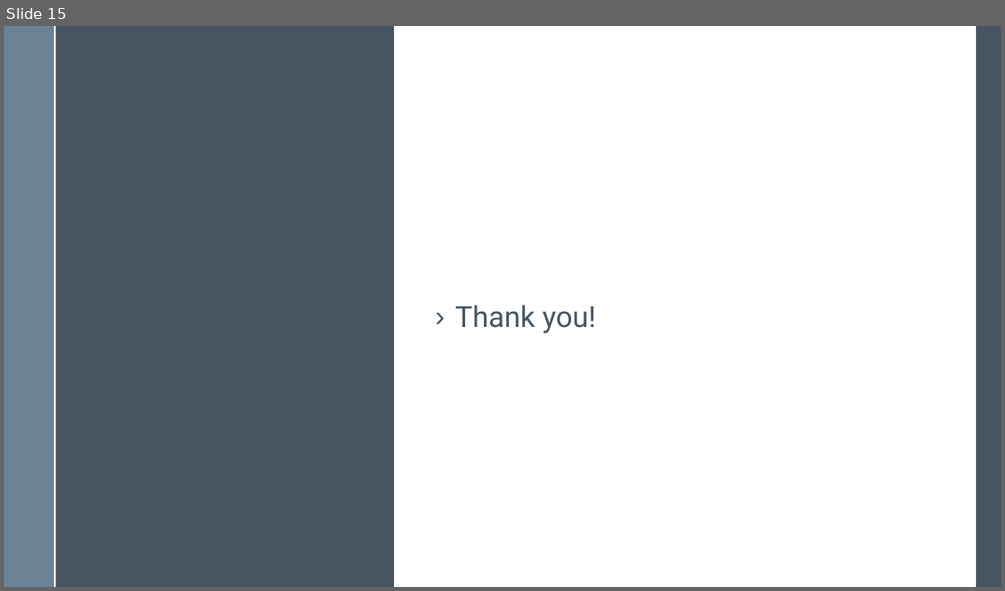
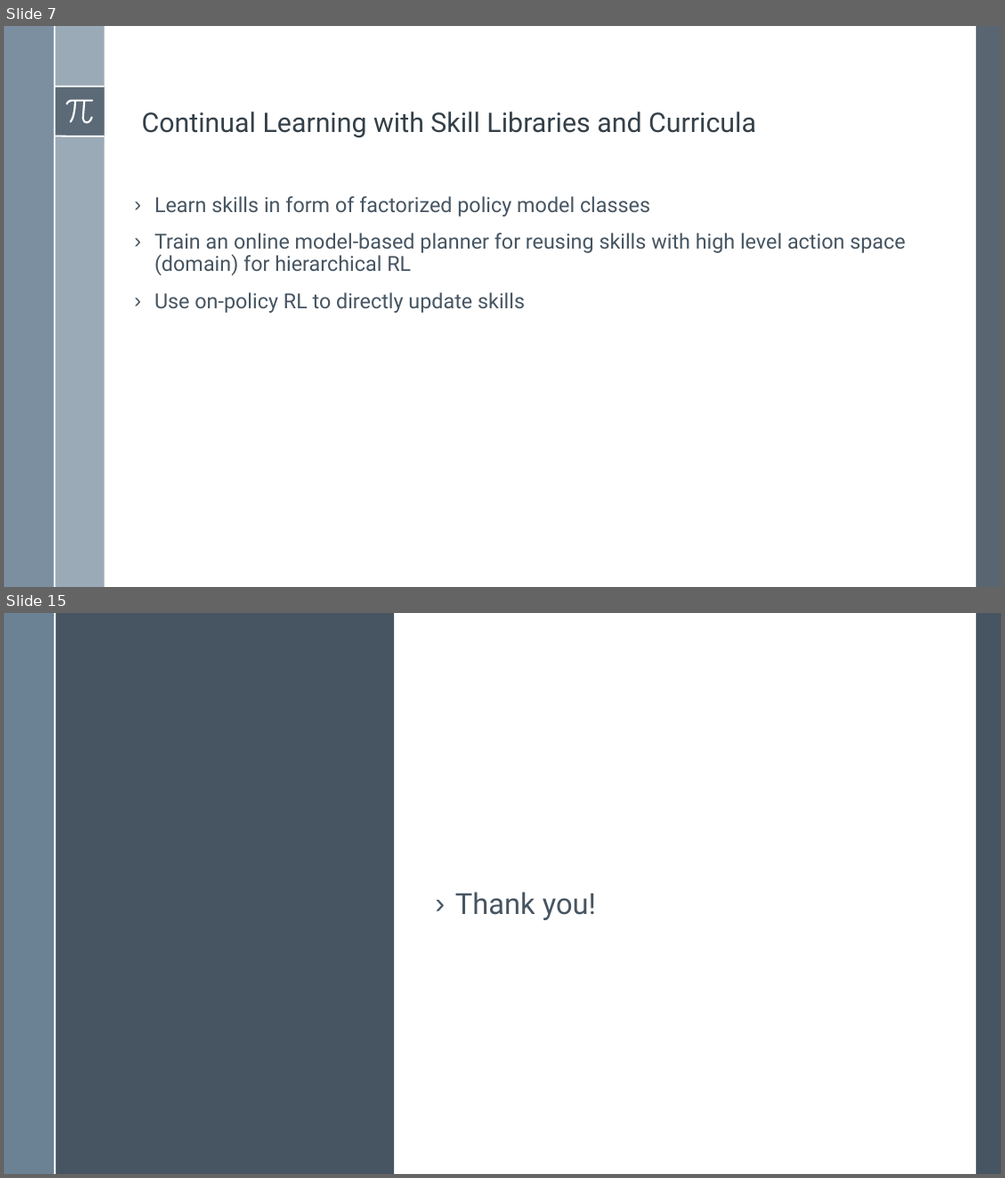
Before and after one commit to BardiaMojra/presentations, a slide deck: a_simple_approach_to_continual_learning_by_transferring_skill_parameters/presentation.odp. Shown one above the other, each under a label of ours: slide 15 before the commit, slides 7 and 15 after it; the slides between them are not shown. The pictures are 1005x591 and 1005x1178 pixels, drawn with LibreOffice and Linux fonts; fonts in the diff are those of the drawing. Boxes give left, top, right and bottom in pixels: in the first picture for what was removed or moved away, otherwise in the second. Text is boxed around its words. In the diff, an @@ line names an element or a change of style, - is before the commit and + after.

```diff
--- a/a_simple_approach_to_continual_learning_by_transferring_skill_parameters/presentation.odp
+++ b/a_simple_approach_to_continual_learning_by_transferring_skill_parameters/presentation.odp
@@ slide 7 added at [4, 26, 1001, 587], background #FFFFFF; not listed: 6 template elements that a slide beside it also shows @@
@@ rectangle added at [976, 26, 1001, 587], fill #475562 at 90% opacity @@
@@ freeform shape added at [66, 99, 94, 123], fill #FFFFFF @@
@@ text added at [142, 111, 756, 138], 26 pt, text #344049 @@
+Continual Learning with Skill Libraries and Curricula
@@ text added at [154, 196, 905, 313], 20 pt, text #465562 @@
+› Learn skills in form of factorized policy model classes
+› Train an online model-based planner for reusing skills with high level action space (domain) for hierarchical RL
+› Use on-policy RL to directly update skills
```
Also in this commit, not shown: 13 other slides added, 14 slides removed, 20 other files.
